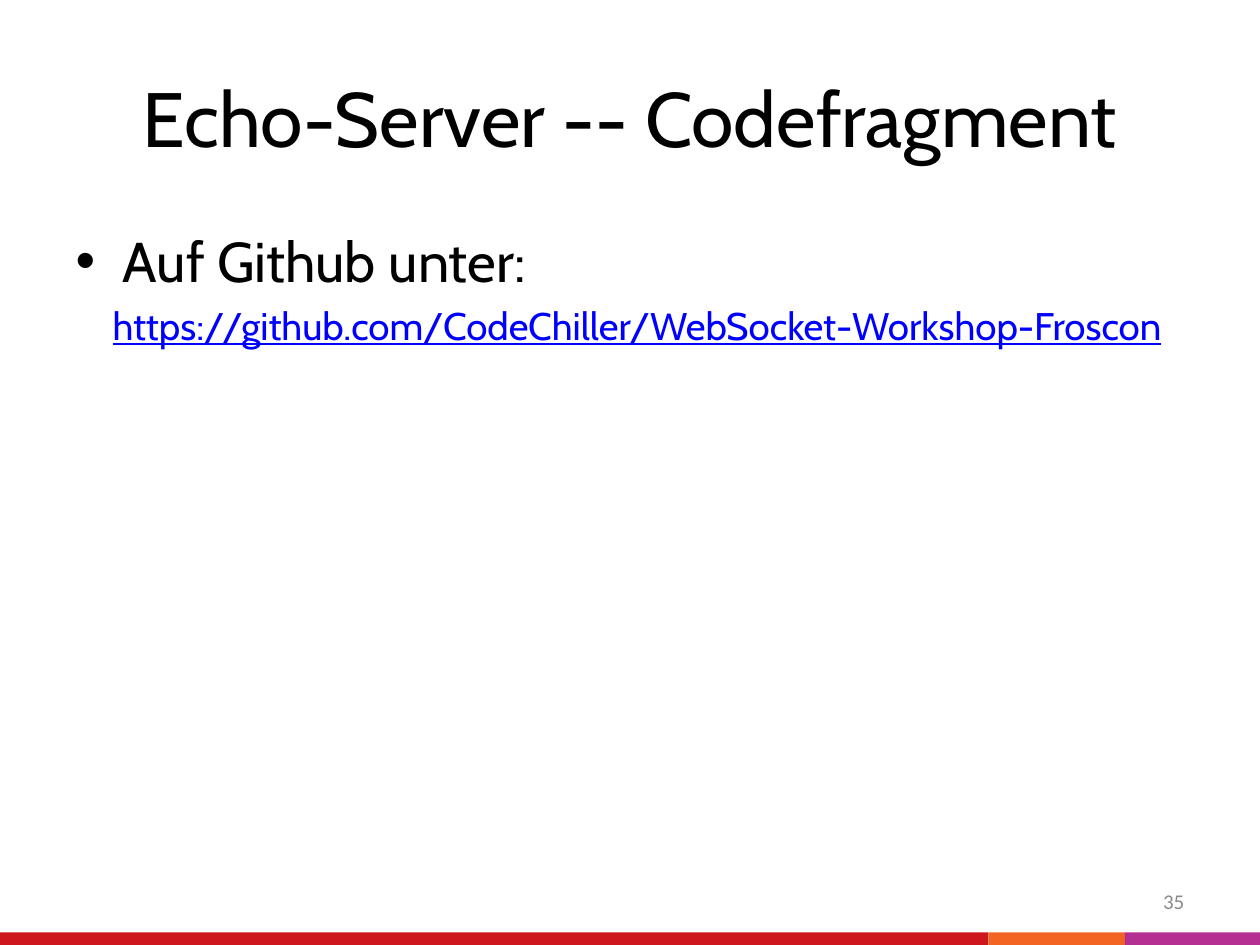
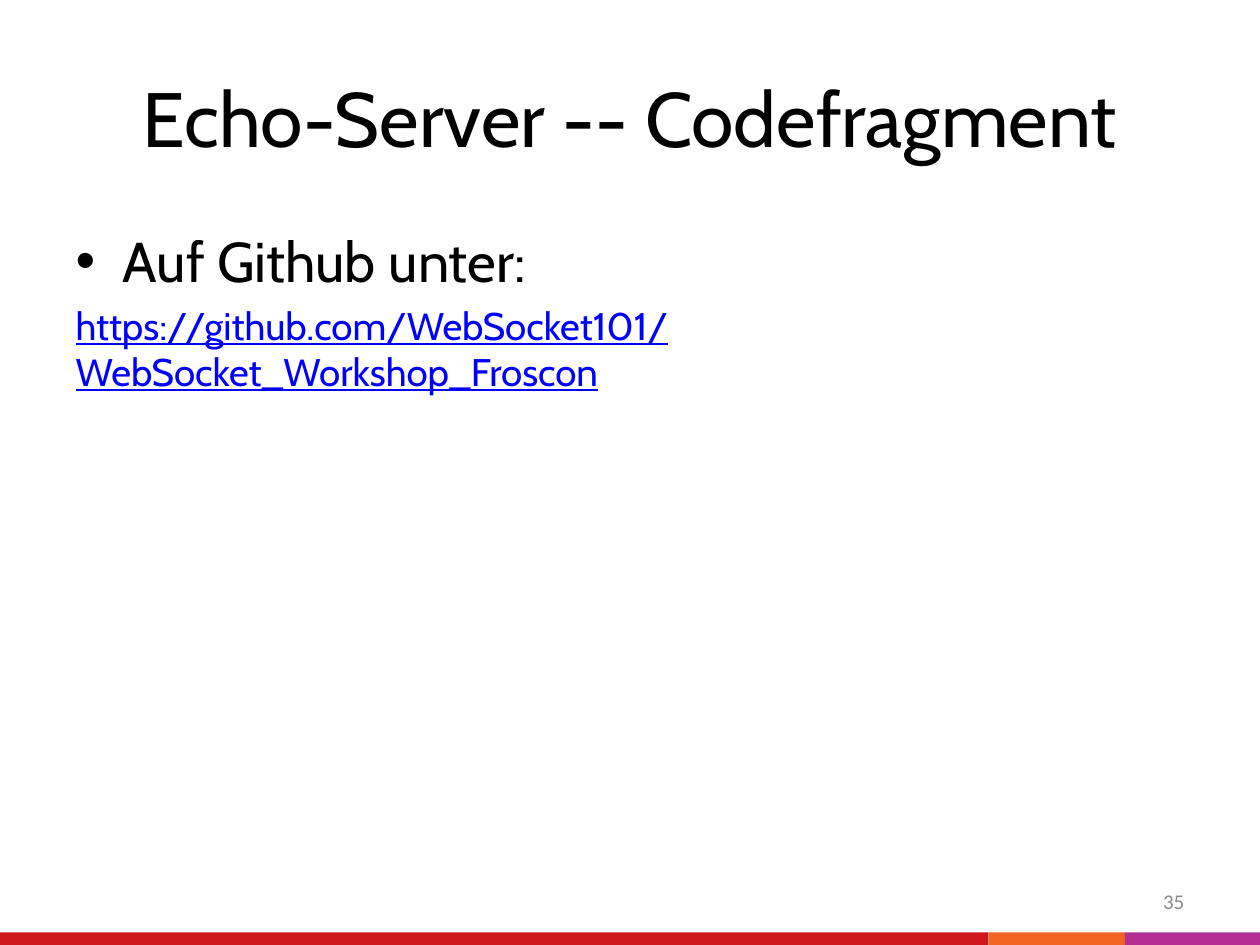
Before and after one commit to WebSocket101/WebSocket_Workshop_Froscon, a slide deck: slide 35 of Folien.pptx. Drawn at 1260x945 pixels with LibreOffice and Linux fonts; fonts in the diff are those of the drawing. Boxes give left, top, right and bottom in pixels: in the first picture for what was removed or moved away, otherwise in the second. Text is boxed around its words. In the diff, an @@ line names an element or a change of style, - is before the commit and + after.

```diff
--- a/Folien.pptx
+++ b/Folien.pptx
@@ text at (x1=76, y1=311, x2=668, y2=395): text changed @@
-  https://github.com/CodeChiller/WebSocket-Workshop-Froscon
+  https://github.com/WebSocket101/WebSocket_Workshop_Froscon
```
Also in this commit, not shown: 2 other slides changed, 3 slides added.
